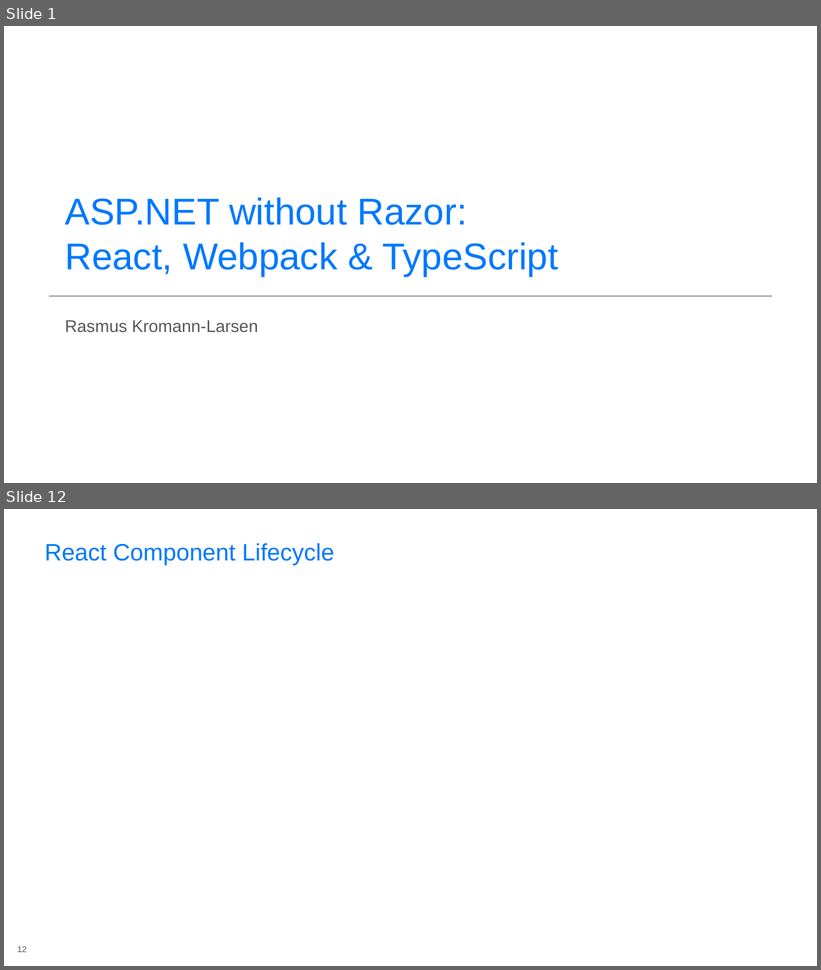
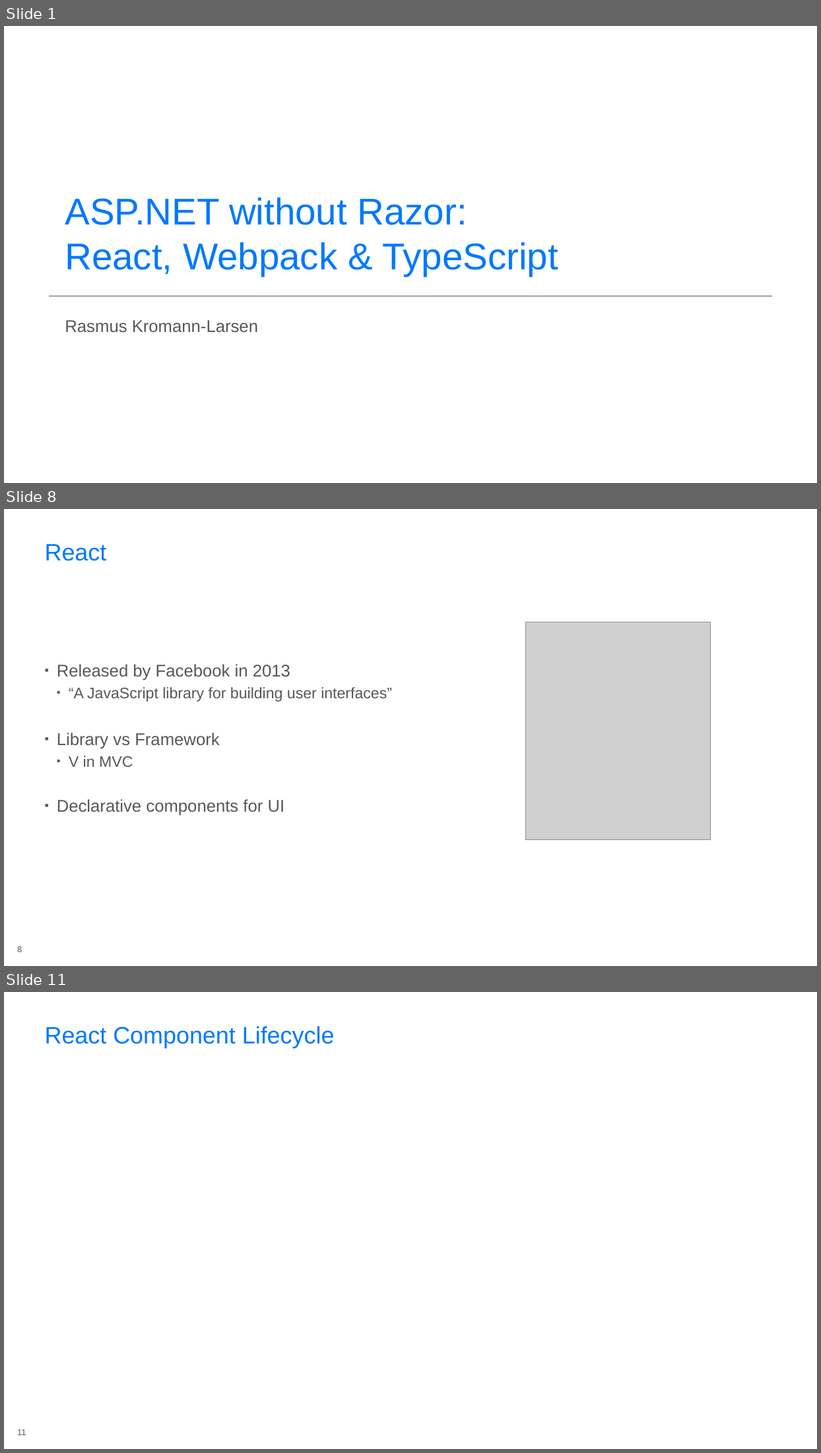
Before and after one commit to rasmuskl/react-webpack-typescript, a slide deck: _notes/Presentation.pptx. Shown one above the other, each under a label of ours: slides 1 and 12 before the commit, slides 1, 8 and 11 after it; the slides between them are not shown. The pictures are 821x970 and 821x1453 pixels, drawn with LibreOffice and Linux fonts; fonts in the diff are those of the drawing; grey boxes stand for pictures; background and template pictures are left out. Boxes give left, top, right and bottom in pixels: in the first picture for what was removed or moved away, otherwise in the second. Text is boxed around its words. In the diff, an @@ line names an element or a change of style, - is before the commit and + after.

```diff
--- a/_notes/Presentation.pptx
+++ b/_notes/Presentation.pptx
@@ slide 8 added at (x1=4, y1=509, x2=817, y2=966), background #FFFFFF @@
@@ title added at (x1=45, y1=544, x2=107, y2=561), 28 pt, text #0078FF @@
+React
@@ picture added at (x1=526, y1=623, x2=710, y2=840) @@
@@ text added at (x1=57, y1=664, x2=392, y2=816), 20 pt, text #575757 @@
+▪ Released by Facebook in 2013
+  ▪ “A JavaScript library for building user interfaces”
+▪ Library vs Framework
+  ▪ V in MVC
+▪ Declarative components for UI
@@ page number added at (x1=17, y1=947, x2=22, y2=953), 10 pt, text #575757 @@
+8
@@ what was slide 12 is now slide 11 @@
@@ page number at (x1=17, y1=1430, x2=26, y2=1436): text changed @@
-12
+11
```
Also in this commit, not shown: 6 slides changed, 3 other slides added, 5 slides removed, 10 other files.
